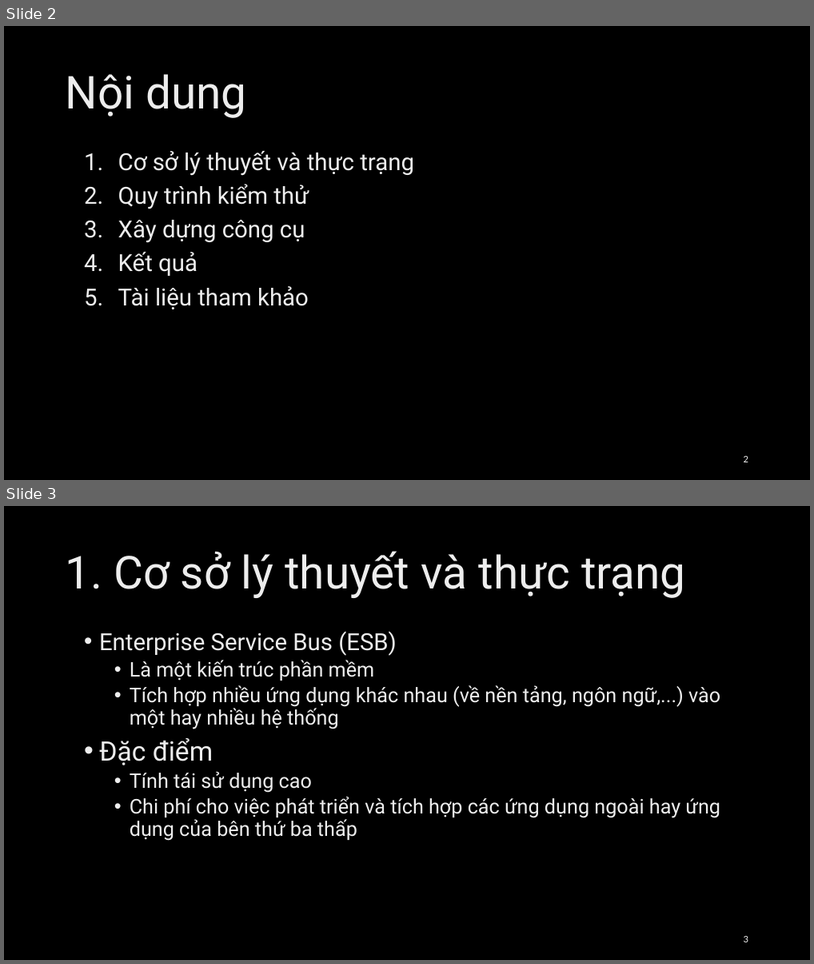
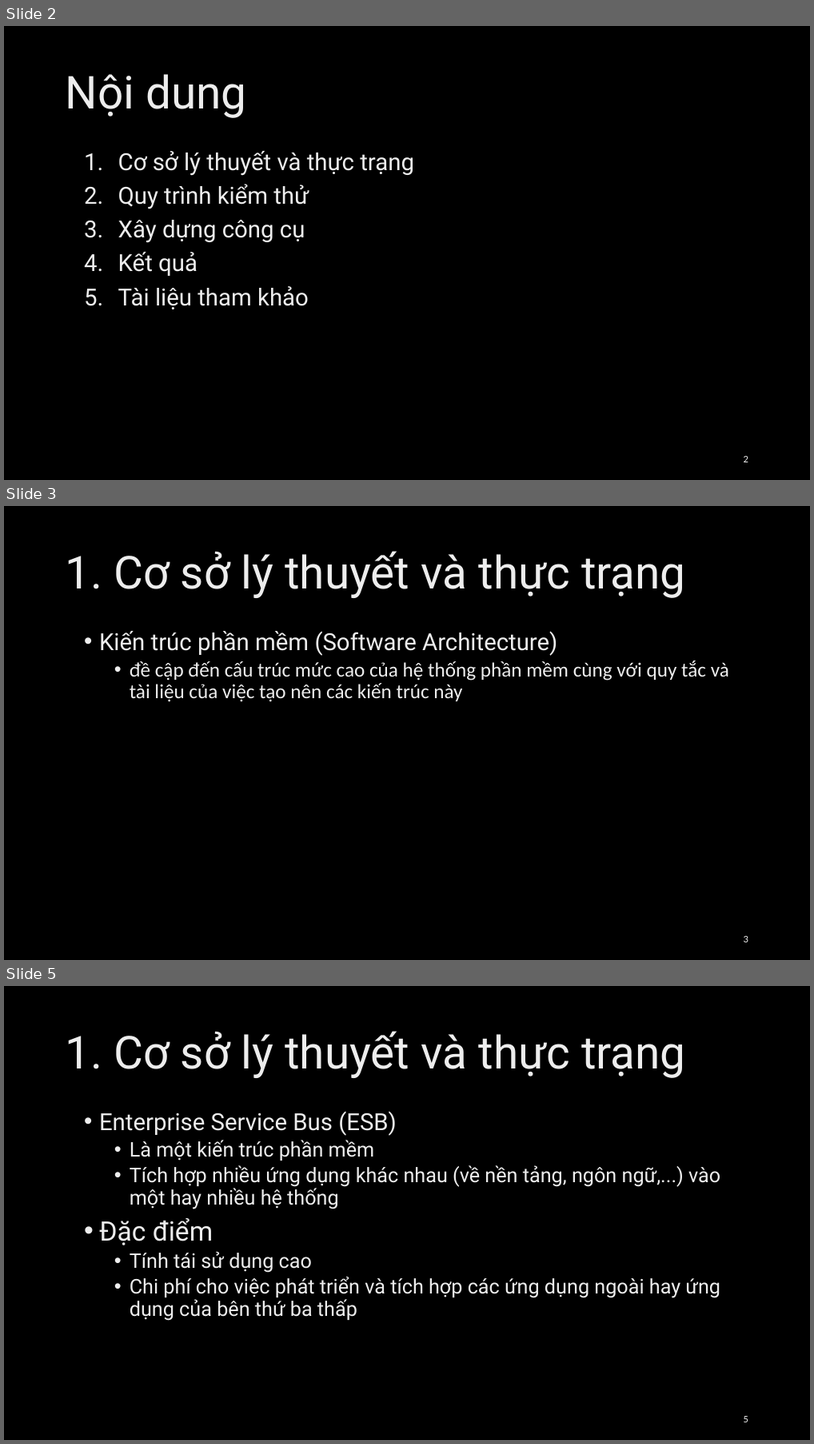
Before and after one commit to Loandt1/FuncTestGenerator, a slide deck: docs/Loandt_Presentation.pptx. Shown one above the other, each under a label of ours: slides 2 and 3 before the commit, slides 2, 3 and 5 after it; the slides between them are not shown. The pictures are 814x964 and 814x1444 pixels, drawn with LibreOffice and Linux fonts; fonts in the diff are those of the drawing; background and template pictures are left out. Boxes give left, top, right and bottom in pixels: in the first picture for what was removed or moved away, otherwise in the second. Text is boxed around its words. In the diff, an @@ line names an element or a change of style, - is before the commit and + after.

```diff
--- a/docs/Loandt_Presentation.pptx
+++ b/docs/Loandt_Presentation.pptx
@@ slide 3 added at box(4, 506, 810, 960), background picture (left out) @@
@@ title added at box(66, 551, 686, 598), 54 pt, text gradient #BFBFBF to #EDEDED to #FFFFFF @@
+1. Cơ sở lý thuyết và thực trạng
@@ text added at box(99, 631, 730, 702), 24 pt, text gradient #BFBFBF to #EDEDED to #FFFFFF @@
+• Kiến trúc phần mềm (Software Architecture)
+  • đề cập đến cấu trúc mức cao của hệ thống phần mềm cùng với quy tắc và tài liệu của việc tạo nên các kiến trúc này
@@ page number added at box(744, 936, 749, 942), 12 pt, text gradient #9E9E9E to #EDEDED to #FFFFFF @@
+3
@@ what was slide 3 is now slide 5 @@
@@ page number at box(744, 1416, 749, 1422): text changed @@
-3
+5
```
Also in this commit, not shown: 6 slides changed, 12 other slides added, 1 other file.
